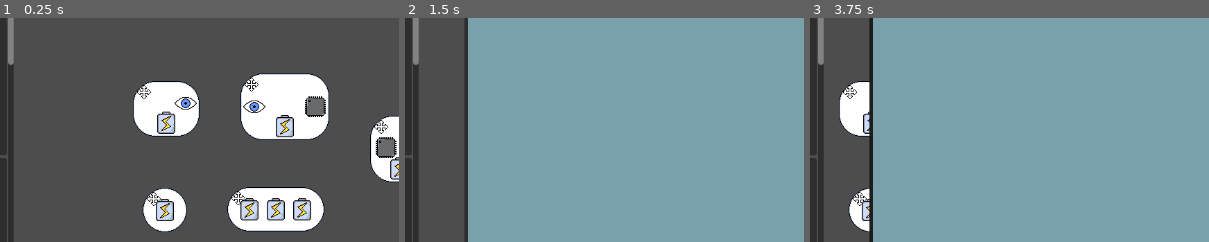
Above: before the commit, frames 1-3 (left to right).
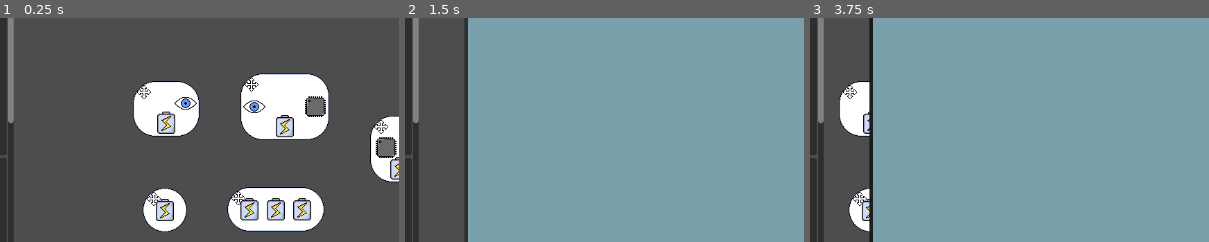
Above: after the commit, the same moments.

Repository: ARCsweden/GameJam2026SpringB
Game: Godot game, scene res://Scenes/Game/Game.tscn
The game is run twice, just before and just after one commit, with the same random seed, the same clock (stepped at 60 frames per second) and the same inputs. The engine's default icon, where the game draws it, is replaced by a stand-in: a white triangle on a blue panel in a dark square.
Inputs (mouse positions are % of the whole screen's width and height, from its top left):
- Up to frame 1 (0.25 s): no input
- Up to frame 2 (1.5 s): click (96, 40) at 0.52 s; click (96, 40) at 1.27 s
- Up to frame 3 (3.75 s): tap Enter at 2, 3.5 s; drag from (37, 63) to (40, 39) at 2.02 s; tap Space at 2.75 s; drag from (36, 60) to (40, 39) at 2.77 s; move the mouse to (48, 63) at 3.52 s; hold Right (pan_right) from 3.53 s (still down); click (48, 63) at 3.67 s
The pictures show only the part of the screen within x 17-66%, y 20-70%; the shares and areas given below are measured in that part.

The runs differ from the first frame. In frame 1, 0.4% of the frame differs, in the area x 2-4%, y 20-47%; in frame 2, 0.4%; in frame 3, 0.4%.

Commit message:
Added Store Items and Requirements

Diff:
--- a/Resources/Arm_Simple.tres
+++ /dev/null
@@ -1,13 +0,0 @@
-[gd_resource type="Resource" script_class="ModuleData" format=3 uid="uid://c0p8lydruxjxk"]
-
-[ext_resource type="Texture2D" uid="uid://cbh58ek5y54tv" path="res://Assets/Art/arm.png" id="1_3s2ti"]
-[ext_resource type="PackedScene" uid="uid://bt0g5kqt42ow5" path="res://Scenes/Game/Nodes/arm_simple.tscn" id="2_co5a8"]
-[ext_resource type="Script" uid="uid://cxwn8yrjkyp3v" path="res://Scripts/ModuleData.gd" id="3_i8iok"]
-
-[resource]
-script = ExtResource("3_i8iok")
-module_name = "Arm_Simple"
-cost = 1000
-packed_scene = ExtResource("2_co5a8")
-action_tag = "arm_simple"
-icon = ExtResource("1_3s2ti")
--- a/Resources/Battery_Super.tres
+++ /dev/null
@@ -1,13 +0,0 @@
-[gd_resource type="Resource" script_class="ModuleData" format=3 uid="uid://cxjh16v7qo2y6"]
-
-[ext_resource type="Texture2D" uid="uid://dahr6hr820ouk" path="res://Assets/Art/power.png" id="1_uhvuu"]
-[ext_resource type="PackedScene" uid="uid://cak87gijsxlcr" path="res://Scenes/Game/Nodes/battery_super.tscn" id="2_o3s5o"]
-[ext_resource type="Script" uid="uid://cxwn8yrjkyp3v" path="res://Scripts/ModuleData.gd" id="3_cn0hb"]
-
-[resource]
-script = ExtResource("3_cn0hb")
-module_name = "Battery_Super"
-cost = 280
-packed_scene = ExtResource("2_o3s5o")
-action_tag = "battery"
-icon = ExtResource("1_uhvuu")
--- /dev/null
+++ b/Resources/Goals/Requirements/req_arm.tres
@@ -0,0 +1,8 @@
+[gd_resource type="Resource" script_class="GoalRequirement" format=3 uid="uid://cywxah62c0k2o"]
+
+[ext_resource type="Script" uid="uid://dbspp5vxa5rfs" path="res://Scripts/GoalRequirement.gd" id="1_53rbi"]
+
+[resource]
+script = ExtResource("1_53rbi")
+action_tag = "arm"
+description = "Robot Arm"
--- /dev/null
+++ b/Resources/Goals/Requirements/req_battery.tres
@@ -0,0 +1,8 @@
+[gd_resource type="Resource" script_class="GoalRequirement" format=3 uid="uid://dlu8g5oq1dgnv"]
+
+[ext_resource type="Script" uid="uid://dbspp5vxa5rfs" path="res://Scripts/GoalRequirement.gd" id="1_sn1vg"]
+
+[resource]
+script = ExtResource("1_sn1vg")
+action_tag = "battery"
+description = "Battery"
--- /dev/null
+++ b/Resources/Goals/Requirements/req_battery_super.tres
@@ -0,0 +1,8 @@
+[gd_resource type="Resource" script_class="GoalRequirement" format=3 uid="uid://rn2v4lo38fif"]
+
+[ext_resource type="Script" uid="uid://dbspp5vxa5rfs" path="res://Scripts/GoalRequirement.gd" id="1_bkt2d"]
+
+[resource]
+script = ExtResource("1_bkt2d")
+action_tag = "battery_super"
+description = "Super Battery"
--- /dev/null
+++ b/Resources/Goals/Requirements/req_camera.tres
@@ -0,0 +1,8 @@
+[gd_resource type="Resource" script_class="GoalRequirement" format=3 uid="uid://2o1b6rg7adwf"]
+
+[ext_resource type="Script" uid="uid://dbspp5vxa5rfs" path="res://Scripts/GoalRequirement.gd" id="1_eau2a"]
+
+[resource]
+script = ExtResource("1_eau2a")
+action_tag = "camera"
+description = "Camera"
--- /dev/null
+++ b/Resources/Goals/Requirements/req_compute.tres
@@ -0,0 +1,8 @@
+[gd_resource type="Resource" script_class="GoalRequirement" format=3 uid="uid://bmofrqwlwjta7"]
+
+[ext_resource type="Script" uid="uid://dbspp5vxa5rfs" path="res://Scripts/GoalRequirement.gd" id="1_mkjce"]
+
+[resource]
+script = ExtResource("1_mkjce")
+action_tag = "compute"
+description = "compute"
--- /dev/null
+++ b/Resources/Goals/Requirements/req_object_detection.tres
@@ -0,0 +1,8 @@
+[gd_resource type="Resource" script_class="GoalRequirement" format=3 uid="uid://daojiomyfatg"]
+
+[ext_resource type="Script" uid="uid://dbspp5vxa5rfs" path="res://Scripts/GoalRequirement.gd" id="1_76fpr"]
+
+[resource]
+script = ExtResource("1_76fpr")
+action_tag = "object_detection"
+description = "Object Detection"
--- a/Resources/Object_Detection.tres
+++ /dev/null
@@ -1,13 +0,0 @@
-[gd_resource type="Resource" script_class="ModuleData" format=3 uid="uid://c27bt5ygaamp0"]
-
-[ext_resource type="Texture2D" uid="uid://dl4e8na64nkak" path="res://Assets/Art/mcu.png" id="1_r7ena"]
-[ext_resource type="PackedScene" uid="uid://cd2mf4640gwy6" path="res://Scenes/Game/Nodes/object_detection.tscn" id="2_1b58m"]
-[ext_resource type="Script" uid="uid://cxwn8yrjkyp3v" path="res://Scripts/ModuleData.gd" id="3_3g4s7"]
-
-[resource]
-script = ExtResource("3_3g4s7")
-module_name = "Object_Detection"
-cost = 50
-packed_scene = ExtResource("2_1b58m")
-action_tag = "vision"
-icon = ExtResource("1_r7ena")
--- /dev/null
+++ b/Resources/Store/Arm_Simple.tres
@@ -0,0 +1,13 @@
+[gd_resource type="Resource" script_class="ModuleData" format=3 uid="uid://c0p8lydruxjxk"]
+
+[ext_resource type="Texture2D" uid="uid://cbh58ek5y54tv" path="res://Assets/Art/arm.png" id="1_44bfj"]
+[ext_resource type="PackedScene" uid="uid://cx67oxm5oxbbb" path="res://Scenes/Game/Nodes/arm_simple.tscn" id="2_4hx6n"]
+[ext_resource type="Script" uid="uid://cxwn8yrjkyp3v" path="res://Scripts/ModuleData.gd" id="3_qf8px"]
+
+[resource]
+script = ExtResource("3_qf8px")
+module_name = "Arm_Simple"
+cost = 1000
+packed_scene = ExtResource("2_4hx6n")
+action_tag = "arm"
+icon = ExtResource("1_44bfj")
--- /dev/null
+++ b/Resources/Store/Battery_Super.tres
@@ -0,0 +1,13 @@
+[gd_resource type="Resource" script_class="ModuleData" format=3 uid="uid://cxjh16v7qo2y6"]
+
+[ext_resource type="Texture2D" uid="uid://dahr6hr820ouk" path="res://Assets/Art/power.png" id="1_ni546"]
+[ext_resource type="PackedScene" uid="uid://cak87gijsxlcr" path="res://Scenes/Game/Nodes/battery_super.tscn" id="2_olb0w"]
+[ext_resource type="Script" uid="uid://cxwn8yrjkyp3v" path="res://Scripts/ModuleData.gd" id="3_6h5dg"]
+
+[resource]
+script = ExtResource("3_6h5dg")
+module_name = "Battery_Super"
+cost = 280
+packed_scene = ExtResource("2_olb0w")
+action_tag = "battery_super"
+icon = ExtResource("1_ni546")
--- /dev/null
+++ b/Resources/Store/Object_Detection.tres
@@ -0,0 +1,13 @@
+[gd_resource type="Resource" script_class="ModuleData" format=3 uid="uid://c27bt5ygaamp0"]
+
+[ext_resource type="Texture2D" uid="uid://dl4e8na64nkak" path="res://Assets/Art/mcu.png" id="1_iy2ee"]
+[ext_resource type="PackedScene" uid="uid://cd2mf4640gwy6" path="res://Scenes/Game/Nodes/object_detection.tscn" id="2_vkh2w"]
+[ext_resource type="Script" uid="uid://cxwn8yrjkyp3v" path="res://Scripts/ModuleData.gd" id="3_fitdd"]
+
+[resource]
+script = ExtResource("3_fitdd")
+module_name = "Object_Detection"
+cost = 50
+packed_scene = ExtResource("2_vkh2w")
+action_tag = "object_detection"
+icon = ExtResource("1_iy2ee")
--- a/Scenes/UI/sidebars.tscn
+++ b/Scenes/UI/sidebars.tscn
@@ -4,19 +4,18 @@
 [ext_resource type="Script" uid="uid://beawjojb6jtid" path="res://Scripts/BuyPipeButton.gd" id="2_uf5x1"]
 [ext_resource type="Resource" uid="uid://lhwar65rtdn8" path="res://Resources/node2.tres" id="3_43ur1"]
 [ext_resource type="Script" uid="uid://birkj6dde2i87" path="res://Scripts/DebugGoalButton.gd" id="4_6ptox"]
-[ext_resource type="Resource" uid="uid://dfxvaw5875k6y" path="res://Resources/Battery_Simple.tres" id="5_et7fu"]
+[ext_resource type="Resource" uid="uid://dfxvaw5875k6y" path="res://Resources/Store/Battery_Simple.tres" id="5_et7fu"]
 [ext_resource type="Resource" uid="uid://cdlqcud8budfg" path="res://Resources/node1.tres" id="5_sr12i"]
-[ext_resource type="Resource" uid="uid://f7lerg63cjjp" path="res://Resources/Vision.tres" id="5_tko4l"]
 [ext_resource type="Script" uid="uid://dgmpkb4r6yt5o" path="res://Scripts/DynamicGoalPanel.gd" id="6_tko4l"]
-[ext_resource type="Resource" uid="uid://cxjh16v7qo2y6" path="res://Resources/Battery_Super.tres" id="6_xo0gq"]
+[ext_resource type="Resource" uid="uid://cxjh16v7qo2y6" path="res://Resources/Store/Battery_Super.tres" id="6_xo0gq"]
 [ext_resource type="PackedScene" uid="uid://2rvovwt788pj" path="res://Scenes/Game/goal_item_ui.tscn" id="7_j4jrg"]
-[ext_resource type="Resource" uid="uid://ckf076y47jqlf" path="res://Resources/Camera_Simple.tres" id="7_lu8f2"]
+[ext_resource type="Resource" uid="uid://ckf076y47jqlf" path="res://Resources/Store/Camera_Simple.tres" id="7_lu8f2"]
 [ext_resource type="Script" uid="uid://nor21fjxlc74" path="res://Scripts/StoreGrid.gd" id="8_43ur1"]
 [ext_resource type="PackedScene" uid="uid://bnktsncfaa2e0" path="res://Scenes/Game/store_item_ui.tscn" id="9_6ptox"]
-[ext_resource type="Resource" uid="uid://c27bt5ygaamp0" path="res://Resources/Object_Detection.tres" id="9_h0ar1"]
-[ext_resource type="Resource" uid="uid://c0p8lydruxjxk" path="res://Resources/Arm_Simple.tres" id="10_i7w1n"]
+[ext_resource type="Resource" uid="uid://c27bt5ygaamp0" path="res://Resources/Store/Object_Detection.tres" id="9_h0ar1"]
+[ext_resource type="Resource" uid="uid://dlalqb133e4vq" path="res://Resources/Store/Compute.tres" id="9_lu8f2"]
+[ext_resource type="Resource" uid="uid://c0p8lydruxjxk" path="res://Resources/Store/Arm_Simple.tres" id="10_i7w1n"]
 [ext_resource type="Script" uid="uid://cxwn8yrjkyp3v" path="res://Scripts/ModuleData.gd" id="10_sr12i"]
-[ext_resource type="Resource" uid="uid://dlalqb133e4vq" path="res://Resources/Compute.tres" id="11_h0ar1"]
 [ext_resource type="Script" uid="uid://bvri523cqqbw4" path="res://Scripts/GoalsStoreGrid.gd" id="17_xo0gq"]
 [ext_resource type="PackedScene" uid="uid://c8q18rwxj14nt" path="res://Scenes/Game/goal_store_item_ui.tscn" id="18_lu8f2"]
 
@@ -282,7 +281,7 @@
 layout_mode = 2
 script = ExtResource("8_43ur1")
 store_item_scene = ExtResource("9_6ptox")
-available_modules = Array[ExtResource("10_sr12i")]([ExtResource("5_et7fu"), ExtResource("6_xo0gq"), ExtResource("7_lu8f2"), ExtResource("9_h0ar1"), ExtResource("10_i7w1n"), ExtResource("5_tko4l"), ExtResource("11_h0ar1"), ExtResource("5_sr12i"), ExtResource("3_43ur1"), ExtResource("3_43ur1")])
+available_modules = Array[ExtResource("10_sr12i")]([ExtResource("5_et7fu"), ExtResource("6_xo0gq"), ExtResource("7_lu8f2"), ExtResource("9_h0ar1"), ExtResource("9_lu8f2"), ExtResource("10_i7w1n")])
 
 [node name="Goal" type="MarginContainer" parent="." unique_id=1347628786]
 visible = false
Renamed: Resources/Battery_Simple.tres -> Resources/Store/Battery_Simple.tres
Renamed: Resources/Camera_Simple.tres -> Resources/Store/Camera_Simple.tres
Renamed: Resources/Compute.tres -> Resources/Store/Compute.tres
